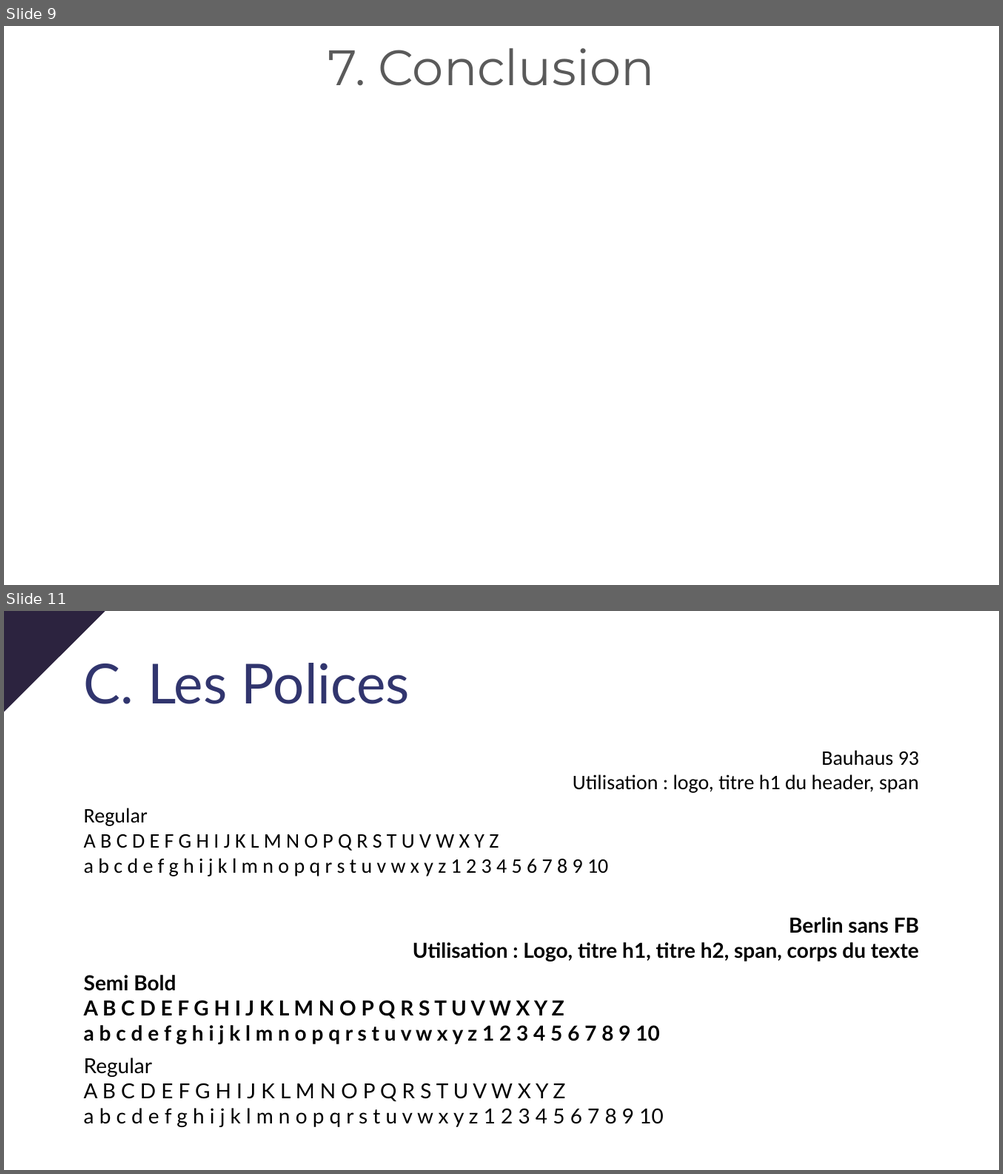
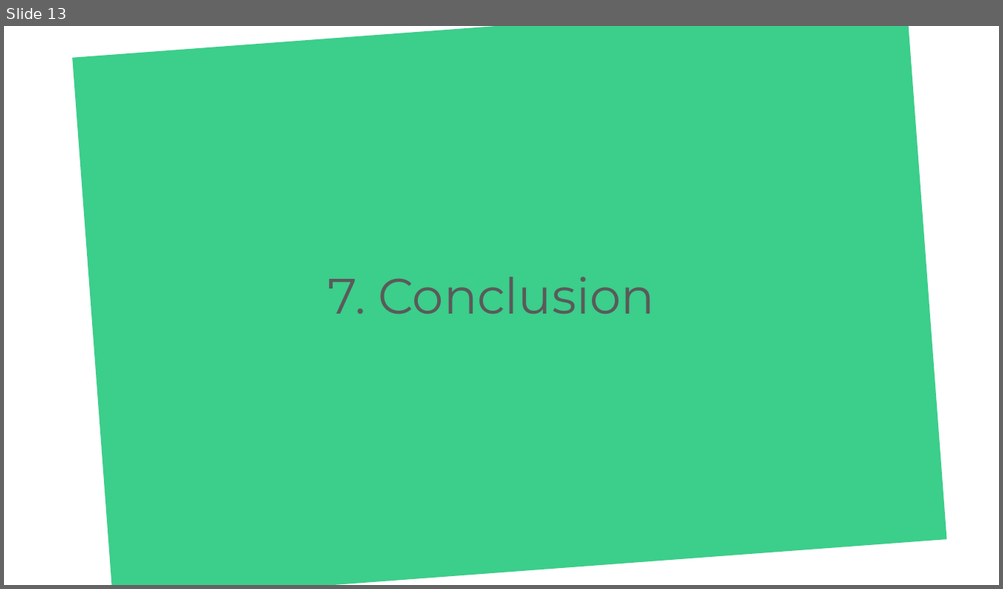
Before and after one commit to Kikuichimonji/Colorfull-CRM, a slide deck: ressources/colorfullcrm.pptx. Shown one above the other, each under a label of ours: slides 9 and 11 before the commit, slide 13 after it; the slides between them are not shown. The pictures are 1003x1174 and 1003x589 pixels, drawn with LibreOffice and Linux fonts; fonts in the diff are those of the drawing. Boxes give left, top, right and bottom in pixels: in the first picture for what was removed or moved away, otherwise in the second. Text is boxed around its words. In the diff, an @@ line names an element or a change of style, - is before the commit and + after.

```diff
--- a/ressources/colorfullcrm.pptx
+++ b/ressources/colorfullcrm.pptx
@@ slide 11 removed at [4,611,999,1170], background #FFFFFF @@
@@ freeform shape removed at [4,611,105,712] @@
@@ text removed at [84,663,410,704] @@
-C. Les Polices
@@ text removed at [84,750,919,877] @@
-Bauhaus 93
-Utilisation : logo, titre h1 du header, span
-Regular
-A B C D E F G H I J K L M N O P Q R S T U V W X Y Z
-a b c d e f g h i j k l m n o p q r s t u v w x y z 1 2 3 4 5 6 7 8 9 10
@@ text removed at [84,917,919,1128] @@
-Berlin sans FB
-Utilisation : Logo, titre h1, titre h2, span, corps du texte
-Semi Bold
-A B C D E F G H I J K L M N O P Q R S T U V W X Y Z
-a b c d e f g h i j k l m n o p q r s t u v w x y z 1 2 3 4 5 6 7 8 9 10
-Regular
-A B C D E F G H I J K L M N O P Q R S T U V W X Y Z
-a b c d e f g h i j k l m n o p q r s t u v w x y z 1 2 3 4 5 6 7 8 9 10
@@ what was slide 9 is now slide 13 @@
@@ slide 13 changed as well @@
@@ rectangle added at [72,26,947,585], fill #3CCE8B @@
@@ text "Conclusion": place and size @@
-text "Conclusion" at [378,48,654,86]
+text "Conclusion" at [378,277,654,315]
```
Also in this commit, not shown: 6 other slides changed, 6 slides added, 14 other slides removed, 6 other files.
